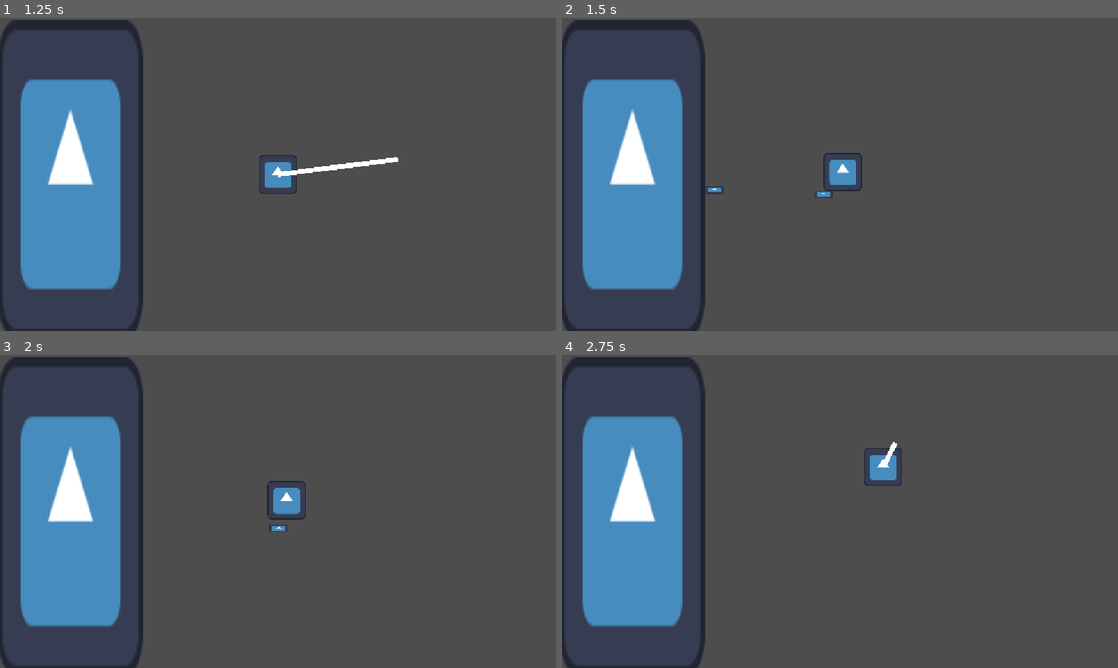
Above: before the commit, frames 1-4 (two rows, left to right).
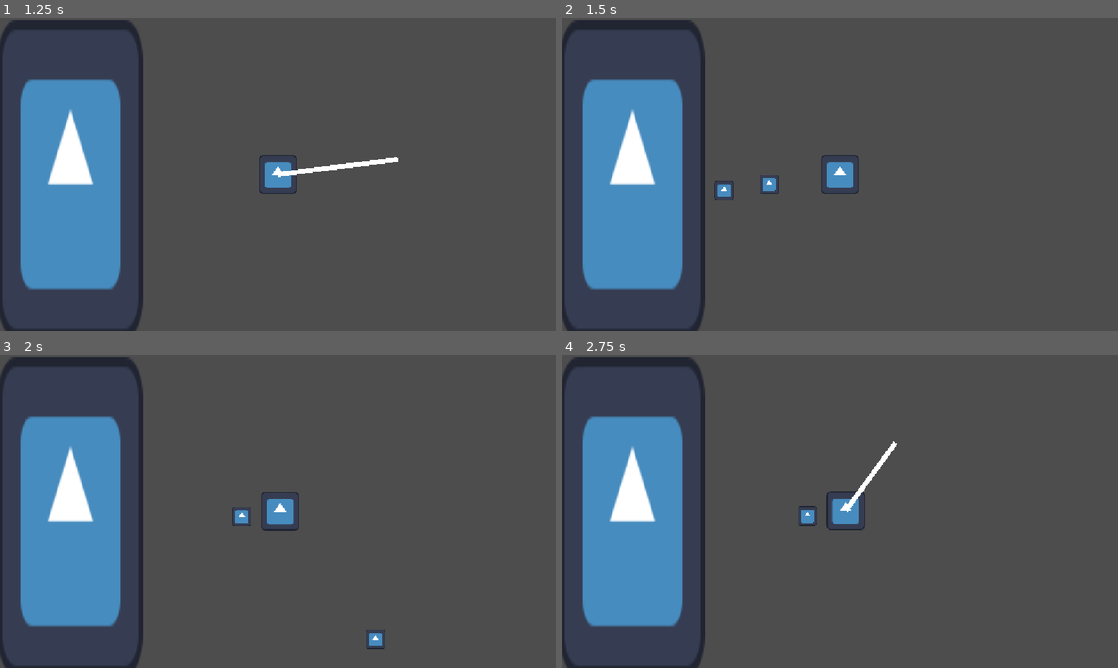
Above: after the commit, the same moments.

Repository: helladecimal/throwmania
Game: Godot game, scene res://scenes/main.tscn
Two runs of this game, one before a commit and one after it. Both use one fixed random seed, a clock stepped at 60 frames per second and the inputs below. The engine's default icon, where the game draws it, is replaced by a stand-in: a white triangle on a blue panel in a dark square.
Inputs (mouse positions are in pixels of both pictures, inside the frame that each line leads up to):
- Up to frame 1 (1.25 s): tap Enter at 0.5 s; move the mouse to (400, 158) at 0.52 s; press the mouse at (400, 158) at 0.53 s; hold Right from 0.53 s (still down)
- Up to frame 2 (1.5 s): tap Space at 1.25 s; move the mouse to (728, 190) at 1.27 s; release Right at 1.28 s; release the mouse at (728, 190) at 1.28 s; hold Down from 1.28 s (still down); click (728, 190) at 1.35 s
- Up to frame 3 (2 s): keep holding Down
- Up to frame 4 (2.75 s): move the mouse to (895, 442) at 2.02 s; release Down at 2.03 s; press the mouse at (895, 442) at 2.03 s; hold Right from 2.03 s (still down); tap Alt at 2.1 s

Frame 1 is identical in both runs. In frame 2, 0.7% of the frame differs, in the area x 25-54%, y 43-59%; in frame 3, 0.9%; in frame 4, 1.2%, in the area x 42-62%, y 27-56%.

Commit message:
physics stuff

Diff:
--- a/scenes/ball.tscn
+++ b/scenes/ball.tscn
@@ -3,17 +3,22 @@
 [ext_resource type="Texture2D" uid="uid://j2ae0dx10fx8" path="res://assets/icon.svg" id="1_7s4qf"]
 [ext_resource type="Script" uid="uid://5r3utpikltoj" path="res://scenes/ball.gd" id="1_cxlvu"]
 
-[sub_resource type="CircleShape2D" id="CircleShape2D_g4v7s"]
-radius = 8.0
+[sub_resource type="PhysicsMaterial" id="PhysicsMaterial_cxlvu"]
+friction = 0.0
+bounce = 1.0
+
+[sub_resource type="CircleShape2D" id="CircleShape2D_cxlvu"]
+radius = 16.0
 
 [node name="Ball" type="RigidBody2D" unique_id=336183156]
+physics_material_override = SubResource("PhysicsMaterial_cxlvu")
 lock_rotation = true
 script = ExtResource("1_cxlvu")
 
 [node name="CollisionShape2D" type="CollisionShape2D" parent="." unique_id=2055469394]
-shape = SubResource("CircleShape2D_g4v7s")
+shape = SubResource("CircleShape2D_cxlvu")
 debug_color = Color(0.9771052, 0, 0.41036576, 0.41960785)
 
 [node name="Sprite2D" type="Sprite2D" parent="." unique_id=1496947324]
-scale = Vector2(0.125, 0.046875)
+scale = Vector2(0.125, 0.125)
 texture = ExtResource("1_7s4qf")
--- a/scenes/main.tscn
+++ b/scenes/main.tscn
@@ -4,9 +4,6 @@
 [ext_resource type="PackedScene" uid="uid://bgx00iiojfwoh" path="res://scenes/ui.tscn" id="2_0wfyh"]
 [ext_resource type="Script" uid="uid://ded46xtk20tm3" path="res://scripts/player.gd" id="2_sugp2"]
 [ext_resource type="Texture2D" uid="uid://j2ae0dx10fx8" path="res://assets/icon.svg" id="3_jyhfs"]
-
-[sub_resource type="PhysicsMaterial" id="PhysicsMaterial_cxlvu"]
-bounce = 1.0
 
 [sub_resource type="RectangleShape2D" id="RectangleShape2D_g4v7s"]
 size = Vector2(122, 266)
@@ -25,7 +22,6 @@
 [node name="Level" type="Node2D" parent="Main2D" unique_id=728105612]
 
 [node name="StaticBody2D" type="StaticBody2D" parent="Main2D/Level" unique_id=1140625096]
-physics_material_override = SubResource("PhysicsMaterial_cxlvu")
 
 [node name="CollisionShape2D" type="CollisionShape2D" parent="Main2D/Level/StaticBody2D" unique_id=1273413980]
 position = Vector2(-173, 3)
--- a/scenes/player.tscn
+++ b/scenes/player.tscn
@@ -1,11 +1,16 @@
 [gd_scene format=3 uid="uid://n4tt7ta0rue2"]
 
 [ext_resource type="Texture2D" uid="uid://j2ae0dx10fx8" path="res://assets/icon.svg" id="1_3vyb7"]
+
+[sub_resource type="PhysicsMaterial" id="PhysicsMaterial_cxlvu"]
+friction = 0.0
+bounce = 1.0
 
 [sub_resource type="CircleShape2D" id="CircleShape2D_g4v7s"]
 radius = 16.0
 
 [node name="Player" type="RigidBody2D" unique_id=405129931]
+physics_material_override = SubResource("PhysicsMaterial_cxlvu")
 
 [node name="Sprite2D" type="Sprite2D" parent="." unique_id=1994624335]
 scale = Vector2(0.25, 0.25)
--- a/scripts/player.gd
+++ b/scripts/player.gd
@@ -5,7 +5,7 @@
 @export var moving = false
 @onready var powerbar: ColorRect = $powerbar
 
-var power = 70.0
+var power = 400.0
 # Called when the node enters the scene tree for the first time.
 func _ready() -> void:
 	pass # Replace with function body.
@@ -14,13 +14,13 @@
 var mouse_dir = atan2(mouse_pos.y, mouse_pos.x) + 3*PI/2
 func throw(speed):
 	print(speed)
-	var offset = mouse_pos.normalized() * 40
+	var offset = mouse_pos.normalized() * 64
 	var ball_sc: PackedScene = load("res://scenes/ball.tscn")
-	var ball = ball_sc.instantiate()
+	var ball: Ball = ball_sc.instantiate()
 	ball.position = position + offset
-	add_child(ball)
+	get_tree().root.add_child(ball)
 
-	ball.linear_velocity = mouse_pos.normalized() * speed
+	ball.apply_central_force(mouse_pos.normalized() * speed)
 	pass
 
 func _physics_process(delta: float) -> void:
